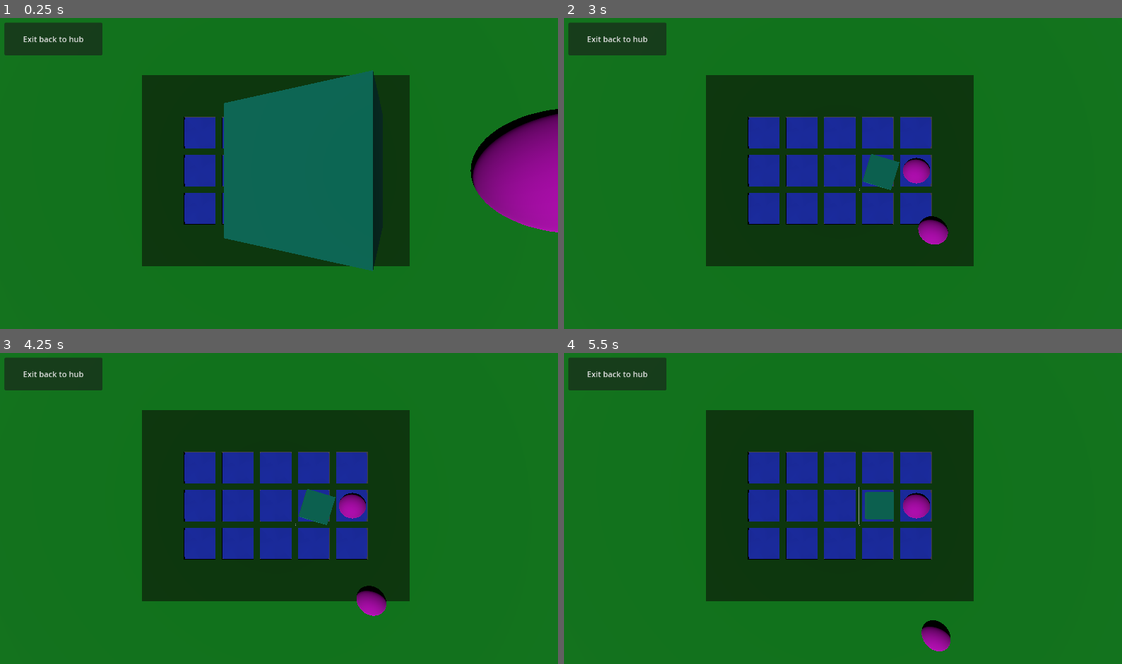
Above: before the commit, frames 1-4 (two rows, left to right).
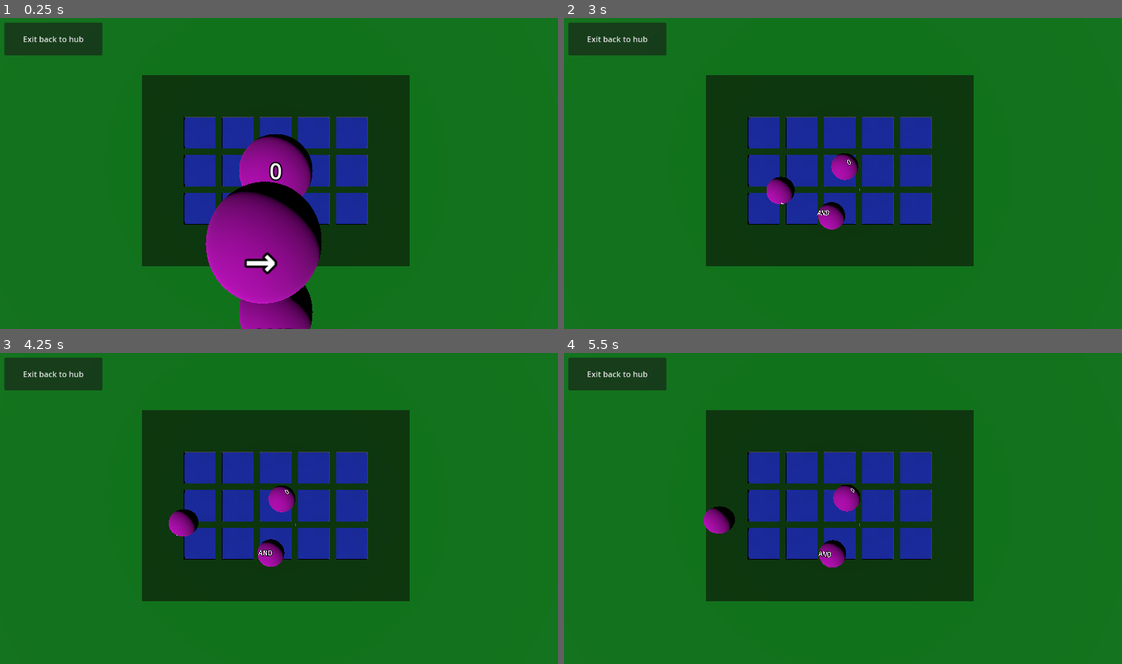
Above: after the commit, the same moments.

Repository: gingeapple182/COMP3000
Game: Godot game, scene res://Scenes/puzzle_board.tscn
The game is run twice, just before and just after one commit, with the same random seed, the same clock (stepped at 60 frames per second) and the same inputs. This scene is started directly instead of the project's main scene.
Inputs (mouse positions are in pixels of both pictures, inside the frame that each line leads up to):
- Up to frame 1 (0.25 s): no input
- Up to frame 2 (3 s): tap Enter (ui_accept) at 0.5, 0.77, 1.52 s; move the mouse to (965, 154) at 0.52 s; hold Right (ui_right) 0.53-1.28 s; tap ` (freefly) at 0.6 s; click (965, 154) at 0.67 s; move the mouse to (725, 185) at 1.27 s; hold Down (ui_down) 1.28-2.03 s; tap F (interact) at 1.35 s; move the mouse to (898, 101) at 2.02 s; hold Right (ui_right) 2.03-2.78 s; tap Shift (sprint) at 2.1 s; move the mouse to (809, 232) at 2.77 s; hold Up (ui_up) from 2.78 s (still down); tap L (switch_scene) at 2.85 s; click (809, 232) at 2.92 s
- Up to frame 3 (4.25 s): tap Enter (ui_accept) at 3.02, 3.77 s; move the mouse to (446, 552) at 3.52 s; release Up (ui_up) at 3.53 s; hold Left (ui_left) from 3.53 s (still down); tap ` (freefly) at 3.6 s
- Up to frame 4 (5.5 s): move the mouse to (670, 458) at 4.27 s; tap F (interact) at 4.35 s; tap Enter (ui_accept) at 4.52 s; move the mouse to (865, 505) at 5.02 s; release Left (ui_left) at 5.03 s; hold Down (ui_down) from 5.03 s (still down); tap Shift (sprint) at 5.1 s; click (865, 505) at 5.17 s

The runs differ from the first frame. In frame 1, 23% of the frame differs, in the area x 36-100%, y 16-100%; in frame 2, 2.2%; in frame 3, 2.2%; in frame 4, 2.2%.

Commit message:
Prototype - Logic Block
Created logic block
- will handle all types of snappable blocks
- Exported variables determine looks and functions

Diff:
--- /dev/null
+++ b/Scenes/Assets/logic_block.tscn
@@ -0,0 +1,26 @@
+[gd_scene load_steps=5 format=3 uid="uid://hv0cidxt56rm"]
+
+[ext_resource type="Script" path="res://Scripts/logic_block.gd" id="1_md4jv"]
+
+[sub_resource type="SphereShape3D" id="SphereShape3D_liddr"]
+
+[sub_resource type="StandardMaterial3D" id="StandardMaterial3D_h7wpf"]
+albedo_color = Color(1, 0, 1, 1)
+
+[sub_resource type="SphereMesh" id="SphereMesh_tvq7x"]
+material = SubResource("StandardMaterial3D_h7wpf")
+
+[node name="LogicBlock" type="RigidBody3D"]
+script = ExtResource("1_md4jv")
+
+[node name="CollisionShape3D" type="CollisionShape3D" parent="."]
+shape = SubResource("SphereShape3D_liddr")
+
+[node name="MeshInstance3D" type="MeshInstance3D" parent="."]
+mesh = SubResource("SphereMesh_tvq7x")
+
+[node name="Label3D" type="Label3D" parent="."]
+transform = Transform3D(1, 0, 0, 0, -4.37114e-08, 1, 0, -1, -4.37114e-08, 0, 0.5, 0)
+text = "LABEL
+"
+font_size = 50
--- a/Scenes/puzzle_board.tscn
+++ b/Scenes/puzzle_board.tscn
@@ -1,9 +1,10 @@
-[gd_scene load_steps=15 format=3 uid="uid://h5kp1pfgasbh"]
+[gd_scene load_steps=10 format=3 uid="uid://h5kp1pfgasbh"]
 
 [ext_resource type="Script" path="res://Scripts/puzzle_controller.gd" id="1_54mf1"]
 [ext_resource type="Script" path="res://Scripts/grid_manager.gd" id="1_a8pl4"]
 [ext_resource type="PackedScene" uid="uid://chdalqissc16x" path="res://Scenes/Assets/grid_slot_active.tscn" id="2_pxsq5"]
 [ext_resource type="PackedScene" uid="uid://0ltp5rltjb7a" path="res://Scenes/Assets/grid_slot_inactive.tscn" id="3_40yeu"]
+[ext_resource type="PackedScene" uid="uid://hv0cidxt56rm" path="res://Scenes/Assets/logic_block.tscn" id="5_a0mmd"]
 [ext_resource type="PackedScene" uid="uid://n32v3jeq450r" path="res://Scenes/pause_menu.tscn" id="5_gj2ys"]
 
 [sub_resource type="StandardMaterial3D" id="StandardMaterial3D_x04p3"]
@@ -15,22 +16,6 @@
 
 [sub_resource type="PlaneMesh" id="PlaneMesh_1gxiv"]
 size = Vector2(25, 25)
-
-[sub_resource type="BoxShape3D" id="BoxShape3D_5qq6x"]
-
-[sub_resource type="StandardMaterial3D" id="StandardMaterial3D_wyxvq"]
-albedo_color = Color(0, 0.632447, 0.519391, 1)
-
-[sub_resource type="BoxMesh" id="BoxMesh_m0lng"]
-material = SubResource("StandardMaterial3D_wyxvq")
-
-[sub_resource type="SphereShape3D" id="SphereShape3D_yn8r7"]
-
-[sub_resource type="StandardMaterial3D" id="StandardMaterial3D_h7wpf"]
-albedo_color = Color(1, 0, 1, 1)
-
-[sub_resource type="SphereMesh" id="SphereMesh_22nju"]
-material = SubResource("StandardMaterial3D_h7wpf")
 
 [node name="PuzzleBoard" type="Node3D"]
 script = ExtResource("1_54mf1")
@@ -68,35 +53,16 @@
 
 [node name="Objects" type="Node3D" parent="."]
 
-[node name="Box" type="RigidBody3D" parent="Objects"]
-transform = Transform3D(0.866025, -0.5, 0, 0.5, 0.866025, 0, 0, 0, 1, 0.3, 6.8, 0)
-collision_mask = 3
+[node name="LogicBlock" parent="Objects" instance=ExtResource("5_a0mmd")]
+transform = Transform3D(1, 0, 0, 0, 1, 0, 0, 0, 1, 0, 5.6562, 0)
 
-[node name="CollisionShape3D" type="CollisionShape3D" parent="Objects/Box"]
-shape = SubResource("BoxShape3D_5qq6x")
+[node name="LogicBlock2" parent="Objects" instance=ExtResource("5_a0mmd")]
+transform = Transform3D(1, 0, 0, 0, 1, 0, 0, 0, 1, 0, 5.6562, 1.9)
+block_type = 1
 
-[node name="MeshInstance3D" type="MeshInstance3D" parent="Objects/Box"]
-mesh = SubResource("BoxMesh_m0lng")
-
-[node name="Ball" type="RigidBody3D" parent="Objects"]
-transform = Transform3D(0.866025, -0.5, 0, 0.5, 0.866025, 0, 0, 0, 1, 2.3, 6.8, 0)
-collision_mask = 3
-
-[node name="CollisionShape3D" type="CollisionShape3D" parent="Objects/Ball"]
-shape = SubResource("SphereShape3D_yn8r7")
-
-[node name="MeshInstance3D" type="MeshInstance3D" parent="Objects/Ball"]
-mesh = SubResource("SphereMesh_22nju")
-
-[node name="Ball2" type="RigidBody3D" parent="Objects"]
-transform = Transform3D(0.866025, -0.5, 0, 0.5, 0.866025, 0, 0, 0, 1, 1.2, 10.1, 0.4)
-collision_mask = 3
-
-[node name="CollisionShape3D" type="CollisionShape3D" parent="Objects/Ball2"]
-shape = SubResource("SphereShape3D_yn8r7")
-
-[node name="MeshInstance3D" type="MeshInstance3D" parent="Objects/Ball2"]
-mesh = SubResource("SphereMesh_22nju")
+[node name="LogicBlock3" parent="Objects" instance=ExtResource("5_a0mmd")]
+transform = Transform3D(1, 0, 0, 0, 1, 0, 0, 0, 1, -0.1, 6.6562, 0.6)
+block_type = 2
 
 [node name="CanvasLayer" type="CanvasLayer" parent="."]
 
--- /dev/null
+++ b/Scripts/logic_block.gd
@@ -0,0 +1,60 @@
+extends RigidBody3D
+
+@onready var collision_shape_3d: CollisionShape3D = $CollisionShape3D
+@onready var mesh_instance_3d: MeshInstance3D = $MeshInstance3D
+@onready var label_3d: Label3D = $Label3D
+
+enum BlockType { VALUE, GATE, CONNECTOR }
+@export var block_type: BlockType
+
+@export var value: bool
+
+enum GateType { AND, NOT, OR }
+@export var gate_type: GateType
+
+enum ConnectorType { L_R, L_U, L_D, L_U_D, L_U_R, L_D_R, D_R, U_R }
+@export var connector_type: ConnectorType
+
+
+# Called when the node enters the scene tree for the first time.
+func _ready() -> void:
+	match block_type:
+		BlockType.VALUE:
+			if value:
+				label_3d.text = "1"
+			else:
+				label_3d.text = "0"
+		BlockType.GATE:
+			label_3d.text = gate_type_name(gate_type)
+		BlockType.CONNECTOR:
+			label_3d.text = connector_type_name(connector_type)
+
+
+# Called every frame. 'delta' is the elapsed time since the previous frame.
+func _process(delta: float) -> void:
+	pass
+
+
+func gate_type_name(text: GateType) -> String:
+	match text:
+		GateType.AND:
+			return "AND"
+		GateType.NOT:
+			return "NOT"
+		GateType.OR:
+			return "OR"
+		_:
+			return "name not found go home youre drunk"
+
+func connector_type_name(text: ConnectorType) -> String:
+	match text:
+		ConnectorType.L_R: return "→"
+		ConnectorType.L_U: return "↗"
+		ConnectorType.L_D: return "↘"
+		ConnectorType.L_U_D: return "↕"
+		ConnectorType.L_U_R: return "┐"
+		ConnectorType.L_D_R: return "┘"
+		ConnectorType.U_R: return "└"
+		ConnectorType.D_R: return "┌"
+		_:
+			return "name not found go home youre drunk"
